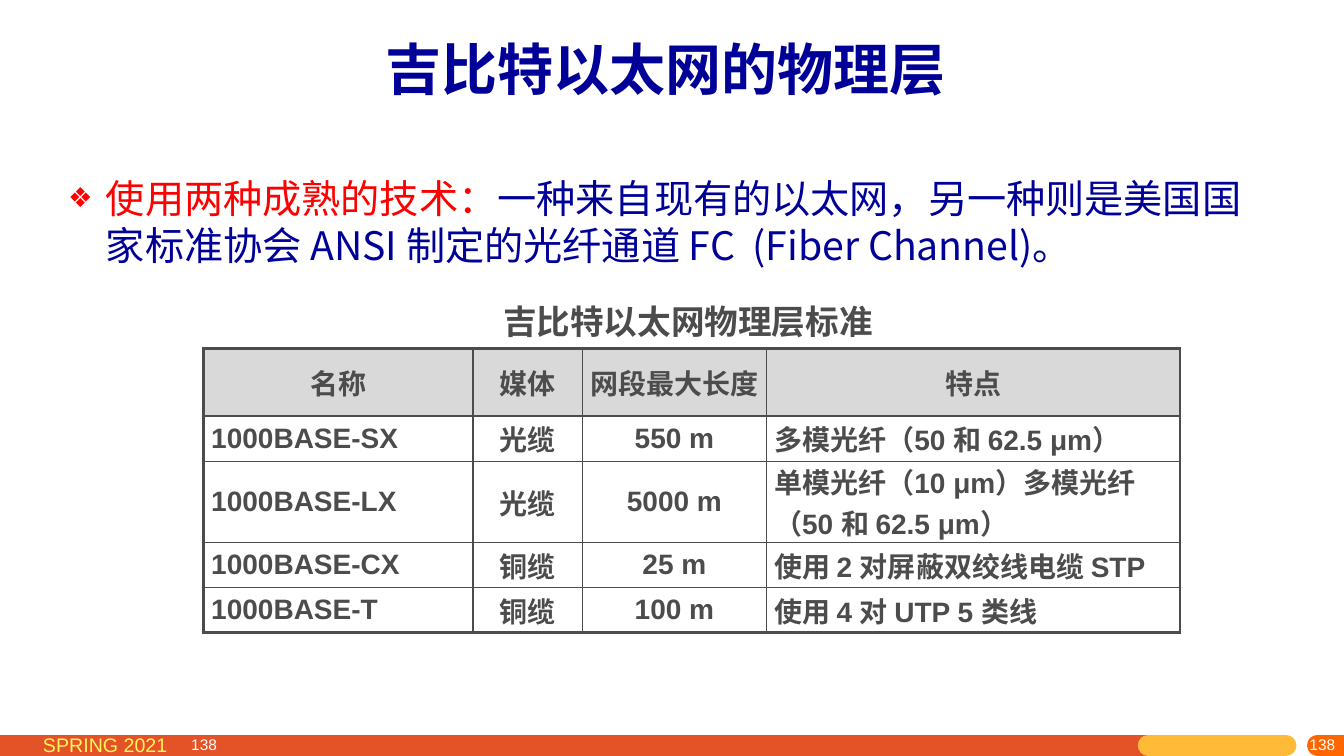
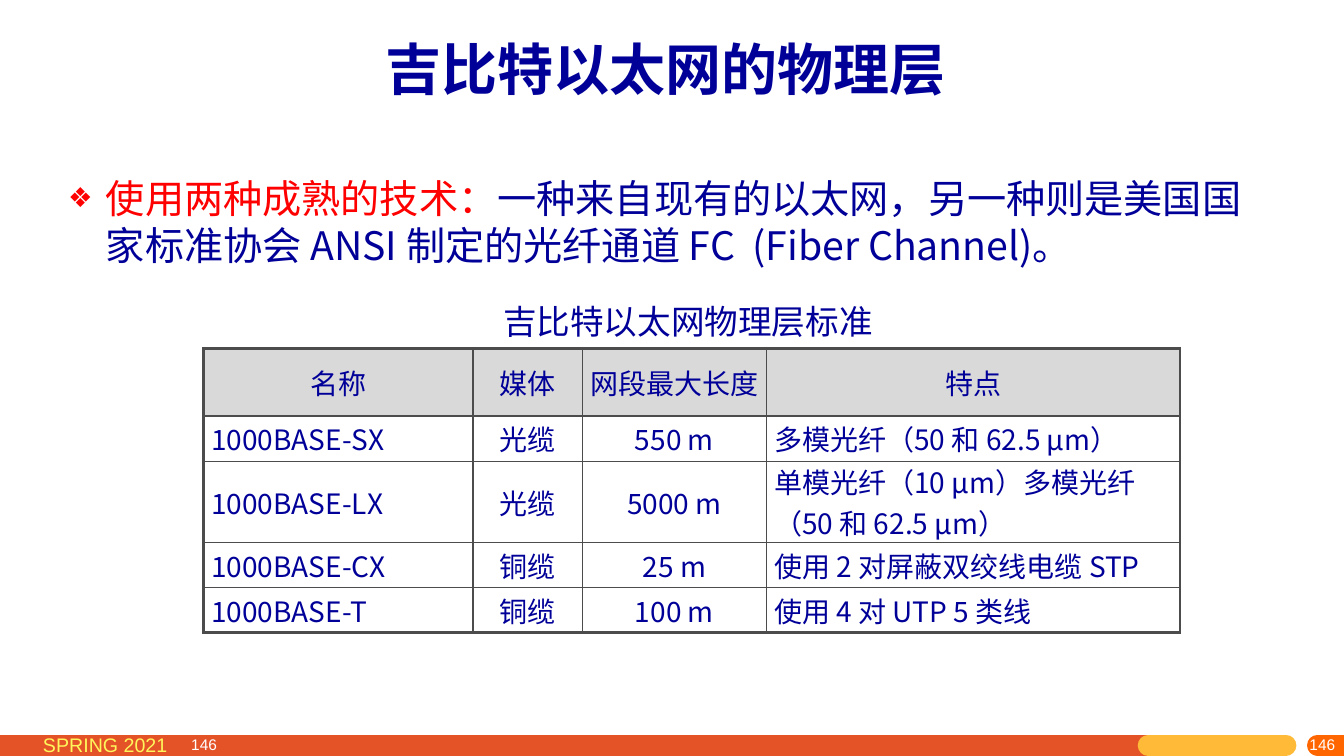
Before and after one commit to network-whu/2021, a slide deck: slide 146 of slides/instruction/03.pptx (slide 138 before the commit). Drawn at 1344x756 pixels with LibreOffice and Linux fonts; fonts in the diff are those of the drawing. Boxes give left, top, right and bottom in pixels: in the first picture for what was removed or moved away, otherwise in the second. Text is boxed around its words. In the diff, an @@ line names an element or a change of style, - is before the commit and + after.

```diff
--- a/slides/instruction/03.pptx
+++ b/slides/instruction/03.pptx
@@ text "吉比特以太网物理层标准" at box(503, 305, 873, 337): font Arial to Noto Sans CJK SC, text colour #4C4C4C to #000099, bold off @@
@@ table at box(204, 348, 1181, 629) @@
@@ font Arial to Noto Sans CJK SC, text colour #4C4C4C to #000099, bold off @@
@@ page number at box(191, 739, 217, 750): text changed @@
-138
+146
@@ page number at box(1085, 738, 1344, 756): text changed @@
-138
+146
@@ page number at box(1308, 737, 1334, 753): text changed @@
-138
+146
@@ page number at box(1325, 739, 1344, 750): text changed @@
-138
+146
```
Also in this commit, not shown: 20 other slides changed, 8 slides added, 33 other files.
